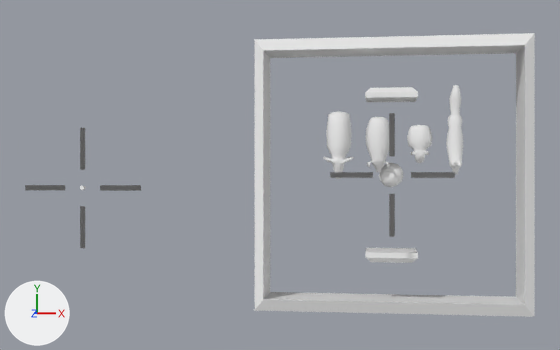
The Blender file meshes/wolf_in_sheeps_clothing.blend: old version first, new version second.
Rendered twice from a 50 mm lens placed at (-0.5, 0.0, 31.3), pointed at (-4.3, 0.0, 0.9). The lights are fixed; the arrows at lower left show +X, +Y and +Z.

The first picture shows 'Ball', 'Cow', 'Crosshair', 'Crosshair.001', 'Frame', 'Paddle', 'Paddle_Enemy', 'Pig', 'Sheep', 'Wolf'.
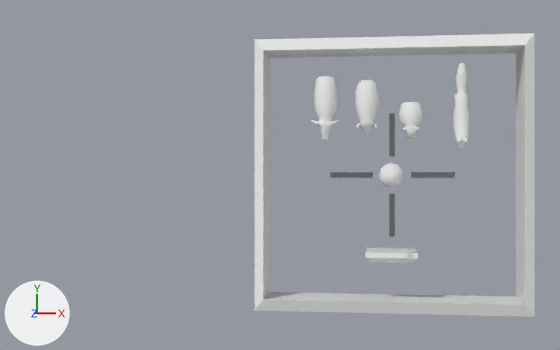
What differs and where, as boxes [x1, y1, x2, y2] in the pictures (560 x 350 px):
'Cow', moved
    before: [323, 111, 354, 179]
    after: [310, 76, 340, 141]
'Pig', moved
    before: [366, 117, 390, 172]
    after: [354, 80, 380, 134]
'Wolf', moved
    before: [446, 85, 463, 174]
    after: [453, 63, 469, 151]
'Sheep', moved
    before: [407, 125, 432, 163]
    after: [399, 102, 423, 139]
'Crosshair.001', deleted
    before: [25, 128, 141, 248]
'Paddle_Enemy', deleted
    before: [365, 87, 418, 102]

What the commit changed:
me_pig has 178 vertices, 352 faces and spans x -1.0..0.0, y -0.08..1.09, z -2.26..-0.12.
me_pig is used by ob_pig; location (0.0, 0.0, 0.0); rotation (1.571, 0.0, 0.0), in degrees (90, 0, 0).
me_pig part 1: the whole mesh is moved by (0.5, -0.5, 1.19).
me_sheep has 164 vertices, 308 faces and spans x 0.605..1.573, y -0.008..1.13, z -1.933..-0.455.
me_sheep is used by ob_sheep; location (0.0, 0.0, 0.0); rotation (1.571, 0.0, 0.0), in degrees (90, 0, 0).
me_sheep part 2: the whole mesh is moved by (-1.089, -0.561, 1.194).
me_wolf has 240 vertices, 408 faces and spans x 2.1..2.74, y -0.14..1.45, z -3.41..-0.02.
me_wolf is used by ob_wolf; location (0.0, 0.0, 0.0); rotation (1.571, 0.0, 0.0), in degrees (90, 0, 0).
me_wolf part 3: the whole mesh is moved by (-2.42, -0.66, 1.72).
me_cow has 222 vertices, 424 faces and spans x -2.61..-1.45, y 0.0..1.69, z -2.49..0.16.
me_cow is used by ob_cow; location (0.0, 0.0, 0.0); rotation (1.571, 0.0, 0.0), in degrees (90, 0, 0).
me_cow part 4: the whole mesh is moved by (2.03, -0.85, 1.16).
Object 'Crosshair.001' (ob_crosshair_001) is deleted.
Object 'Pig' (ob_pig) moves from (0.0, 0.0, 0.0) to (-0.96, 2.7, 0.0).
Object 'Sheep' (ob_sheep) moves from (0.0, 0.0, 0.0) to (0.78, 2.15, 0.0).
Object 'Wolf' (ob_wolf) moves from (0.0, 0.0, 0.0) to (2.72, 2.64, 0.0).
Object 'Cow' (ob_cow) moves from (0.0, 0.0, 0.0) to (-2.59, 2.66, 0.0).
Object 'Paddle_Enemy' (ob_paddle_enemy) is deleted.
